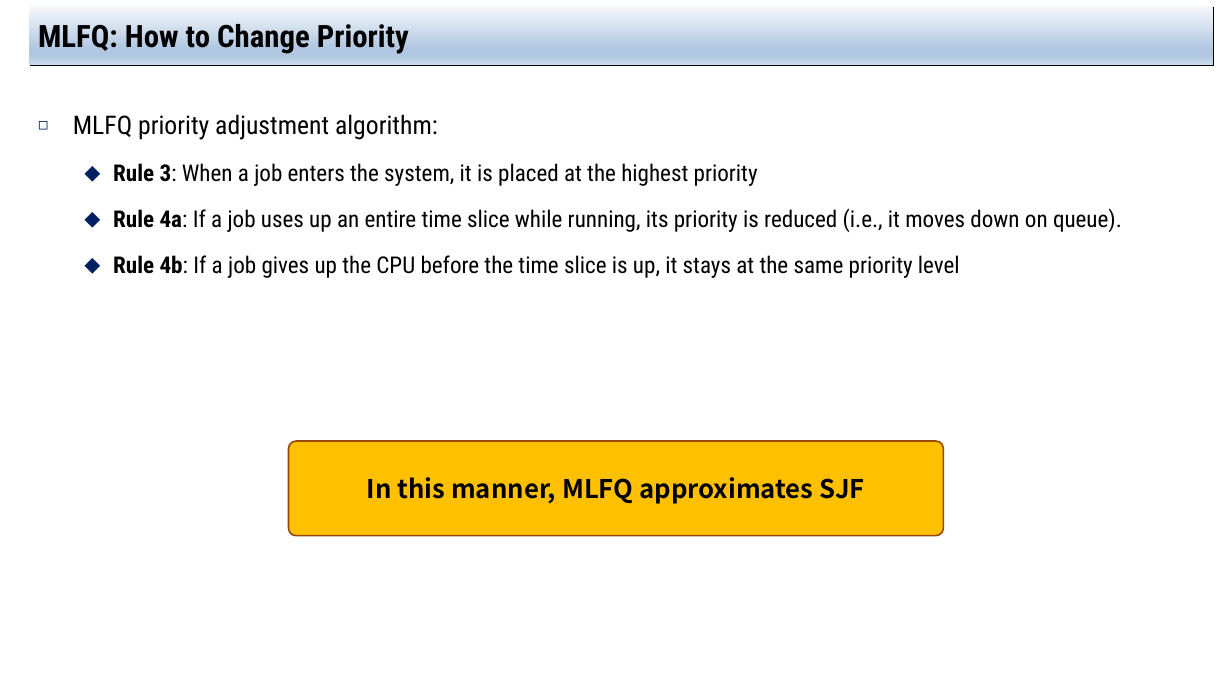
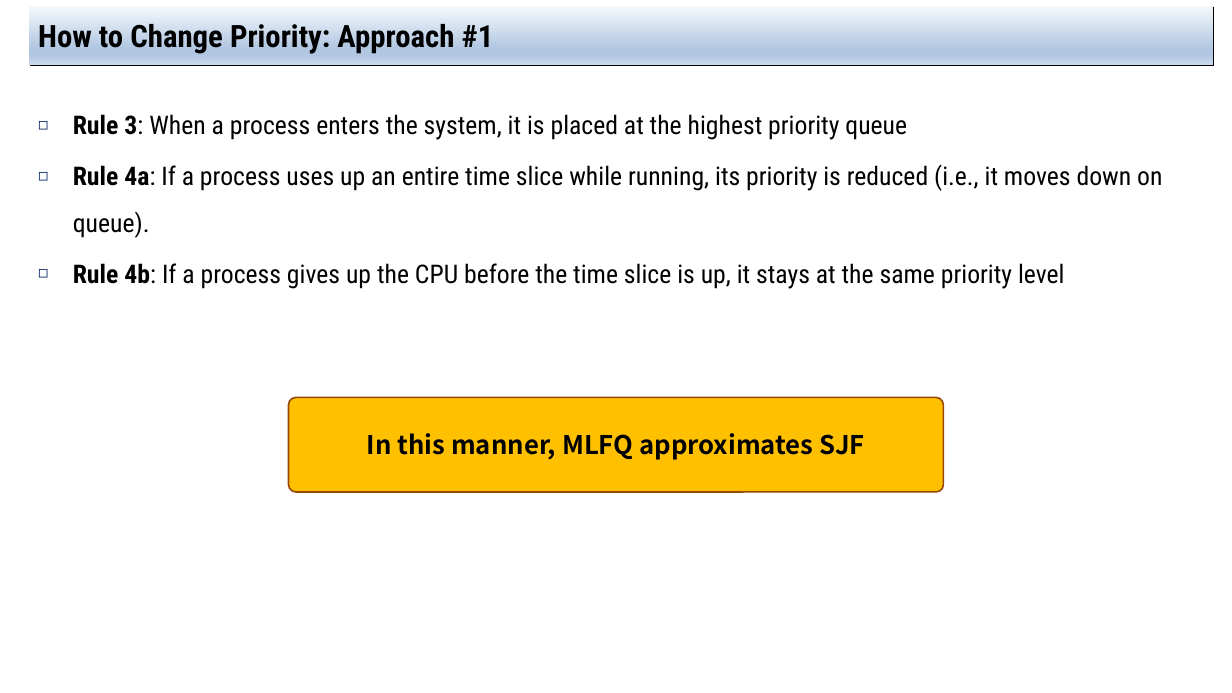
Before and after one commit to jachermocilla/extra-course-materials, a slide deck: slide 9 of cmsc125/ostep/slides/01.Virtualization/08.Scheduling_The_Multi-level_Feedback_Queue.pptx. Drawn at 1232x693 pixels with LibreOffice and Linux fonts; fonts in the diff are those of the drawing. Boxes give left, top, right and bottom in pixels: in the first picture for what was removed or moved away, otherwise in the second. Text is boxed around its words. In the diff, an @@ line names an element or a change of style, - is before the commit and + after.

```diff
--- a/cmsc125/ostep/slides/01.Virtualization/08.Scheduling_The_Multi-level_Feedback_Queue.pptx
+++ b/cmsc125/ostep/slides/01.Virtualization/08.Scheduling_The_Multi-level_Feedback_Queue.pptx
@@ title at <box>38,19,494,54</box>: text changed @@
-MLFQ: How to Change Priority
+How to Change Priority: Approach #1
@@ text at <box>73,114,1162,289</box>: text changed; size 18 to 20 pt @@
-◻ MLFQ priority adjustment algorithm:
-  ⬥ Rule 3: When a job enters the system, it is placed at the highest priority
-  ⬥ Rule 4a: If a job uses up an entire time slice while running, its priority is reduced (i.e., it moves down on queue).
-  ⬥ Rule 4b: If a job gives up the CPU before the time slice is up, it stays at the same priority level
+◻ Rule 3: When a process enters the system, it is placed at the highest priority queue
+◻ Rule 4a: If a process uses up an entire time slice while running, its priority is reduced (i.e., it moves down on queue).
+◻ Rule 4b: If a process gives up the CPU before the time slice is up, it stays at the same priority level
@@ rounded rectangle "In this manner, MLFQ approximates ...": place and size @@
-rounded rectangle "In this manner, MLFQ approximates ..." at <box>288,441,944,535</box>
+rounded rectangle "In this manner, MLFQ approximates ..." at <box>288,397,944,492</box>
```
Also in this commit, not shown: 12 other slides changed, 3 other files.
